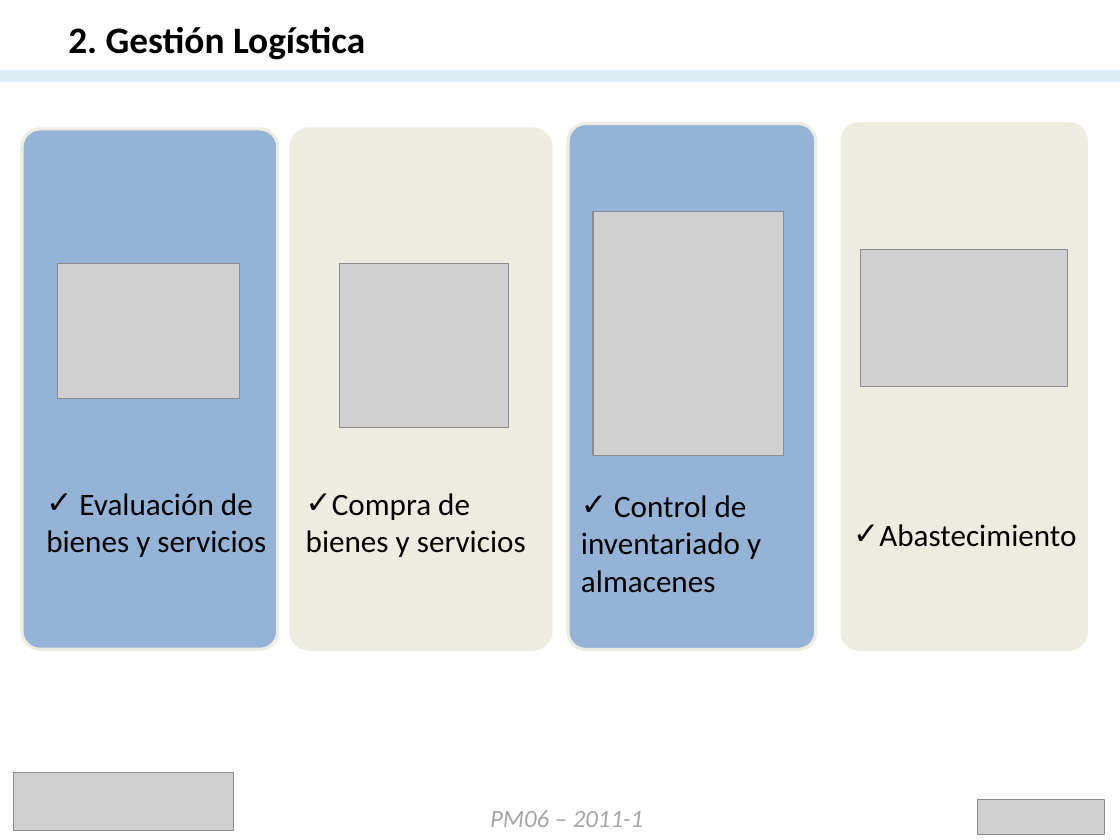
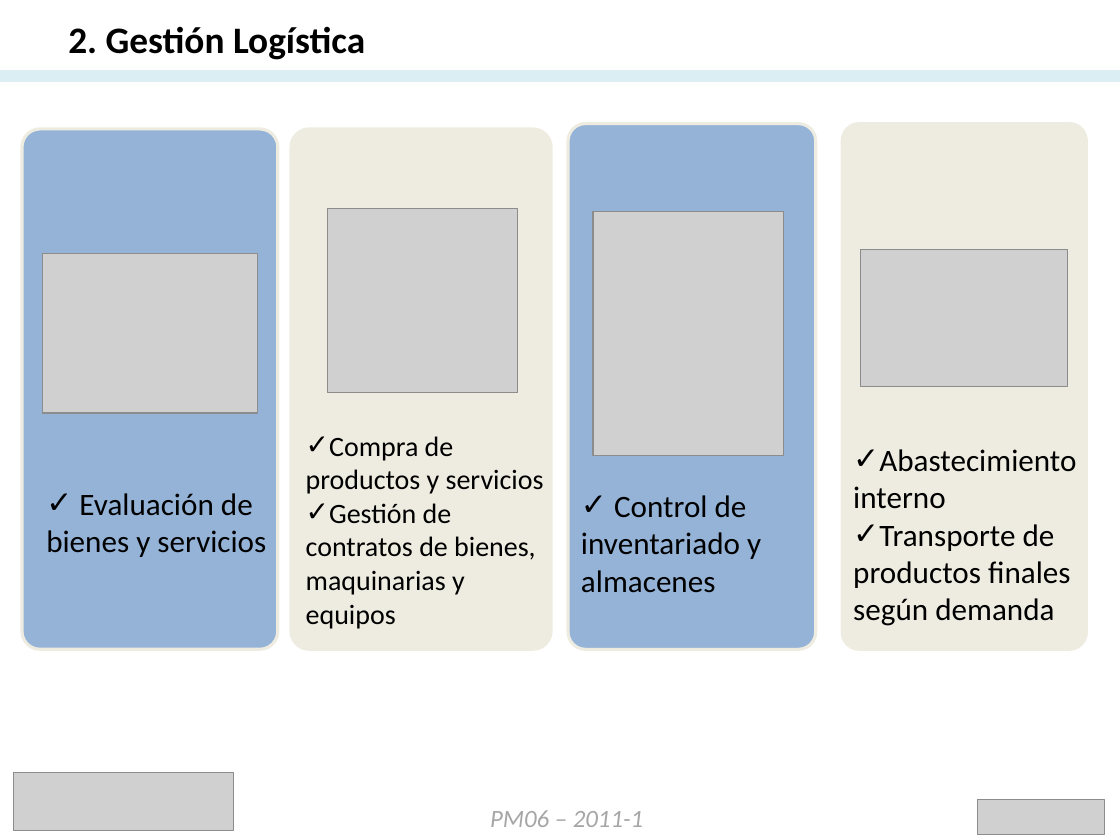
Before and after one commit to alexsistemas1020/logbankmin, a slide deck: slide 4 of MEMORIA PARCIAL/PM06.PPTX. Drawn at 1120x840 pixels with LibreOffice and Linux fonts; fonts in the diff are those of the drawing; grey boxes stand for pictures. Boxes give left, top, right and bottom in pixels: in the first picture for what was removed or moved away, otherwise in the second. Text is boxed around its words. In the diff, an @@ line names an element or a change of style, - is before the commit and + after.

```diff
--- a/MEMORIA PARCIAL/PM06.PPTX
+++ b/MEMORIA PARCIAL/PM06.PPTX
@@ picture: place and size @@
-picture at (339, 263, 508, 428)
+picture at (328, 208, 517, 392)
@@ picture: place and size @@
-picture at (57, 263, 240, 398)
+picture at (43, 254, 258, 413)
@@ text at (306, 436, 544, 629): text changed; size 20 to 18 pt @@
-✓ Compra de bienes y servicios
+✓ Compra de productos y servicios
+✓ Gestión de contratos de bienes, maquinarias y equipos
@@ text at (853, 449, 1076, 626): text changed @@
-✓ Abastecimiento
+✓ Abastecimiento interno
+✓ Transporte de productos finales según demanda
```
Also in this commit, not shown: 3 other slides changed.
